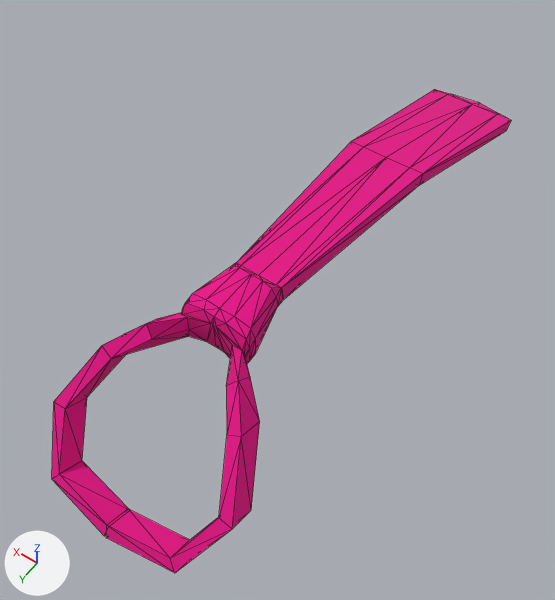
What one commit did to the glTF model assets/scene/Models/tie/tie.glb.
One viewpoint serves both versions: a 50 mm camera at (-0.188, 0.323, 0.467) aimed at (0.013, 0.042, 0.025). The axes (+X, +Y, +Z) are drawn at lower left. The lights are the same throughout. The picture after the commit comes second. Mesh edges are drawn as thin lines. Vertices at exactly the same position are counted once.

Objects in the first picture: 'tie'.
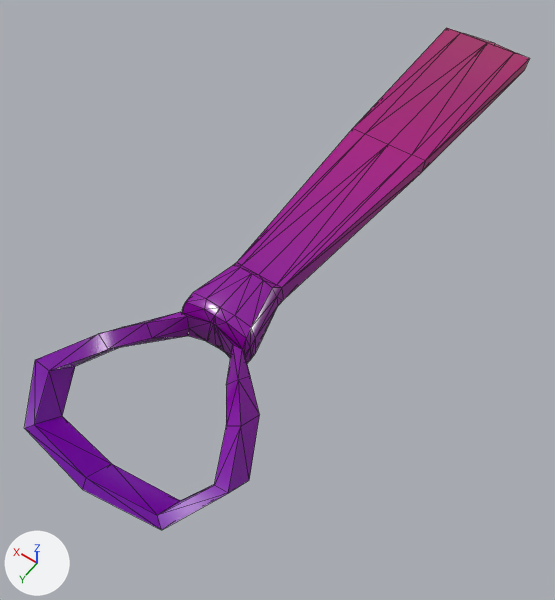
The newer file is also rescaled (x2.0), turned or shifted as a whole; pictures and numbers use the older file's frame.

The change, as a diff of the scene's bpy script:
```diff
--- a/assets/scene/Models/tie/tie.glb.py
+++ b/assets/scene/Models/tie/tie.glb.py
@@ img_mega_atlas @@
+img_mega_atlas = load_image('mega atlas', '_unpacked/mega_atlas', 2048, 2048, 'sRGB')
@@ mat_megaatlas @@
+mat_megaatlas = principled_material('MegaAtlas')
+mat_megaatlas.texture = img_mega_atlas
+mat_megaatlas.roughness = 0.207
@@ me_plane_050 @@
 # used by ob_tie; location = (0.0, 0.0, 0.0)
-me_plane_050.from_pydata(...)  # 150 vertices, 310 faces; spans x -0.071..0.071, y -0.265..0.241, z -0.002..0.108
+me_plane_050.from_pydata(...)  # 142 vertices, 300 faces; spans x -0.071..0.071, y -0.265..0.241, z 0.065..0.108
+# me_plane_050 part 1
+# 17 vertices are removed from x -0.044..0.018, y 0.079..0.241, z -0.002..0.108
+# 69 faces are deleted
+# 11 vertices in x -0.045..0.045, y -0.265..0.231, z 0.005..0.021 move by (0.0, 0.0, 0.063)
+# 7 vertices in x -0.038..0.038, y -0.251..-0.244, z 0.021..0.025 move by (0.0, 0.0, 0.064)
+# 5 vertices in x -0.031..0.031, y -0.079, z 0.081 move by (0.0, 0.0, 0.012)
+# 5 vertices in x -0.035..0.035, y 0.139..0.15, z 0.075..0.095 move by (0.0, 0.0, 0.001)
+# 5 vertices in x -0.031..0.031, y -0.076, z 0.071 move by (0.0, 0.0, 0.013)
+# 22 vertices move from x -0.071..0.071, y 0.138..0.235, z 0.005..0.089 to x -0.071..0.071, y 0.137..0.235, z 0.067..0.094
+# 9 vertices are added at x -0.044..0.009, y 0.087..0.241, z 0.065..0.108
+# 59 new faces join them
+# me_plane_050 part 2: 241 faces spanning x -0.071..0.071, y -0.265..0.235, z 0.067..0.108 switch from mat_pink (pink #e70088) to mat_megaatlas (picture img_mega_atlas)
```

Boxes [x1, y1, x2, y2] around the edits, measured in the pictures (555 x 600 px; the box of a moved part takes in the faces that stretch with it):
'tie', reshaped (10% wider)
    before: [52, 89, 511, 573]
    after: [25, 28, 529, 530]
part 1 of me_plane_050, moved or reshaped
    before: [52, 89, 511, 573]
    after: [25, 28, 529, 530]
part 2 of me_plane_050, recoloured
    before: [52, 89, 511, 573]
    after: [25, 28, 529, 530]
